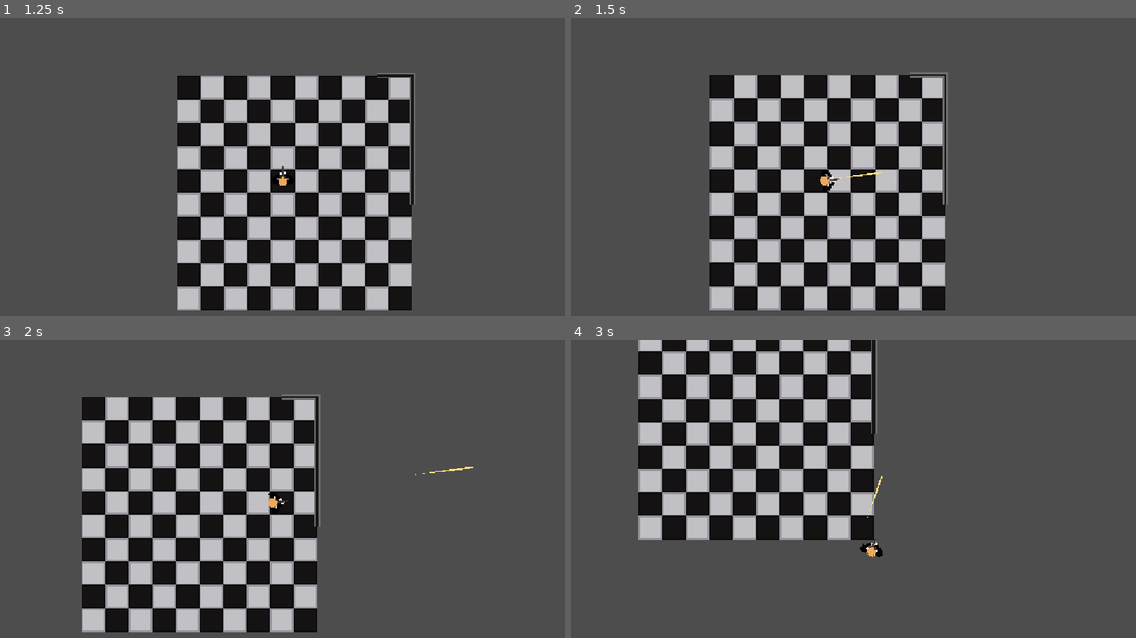
Above: before the commit, frames 1-4 (two rows, left to right).
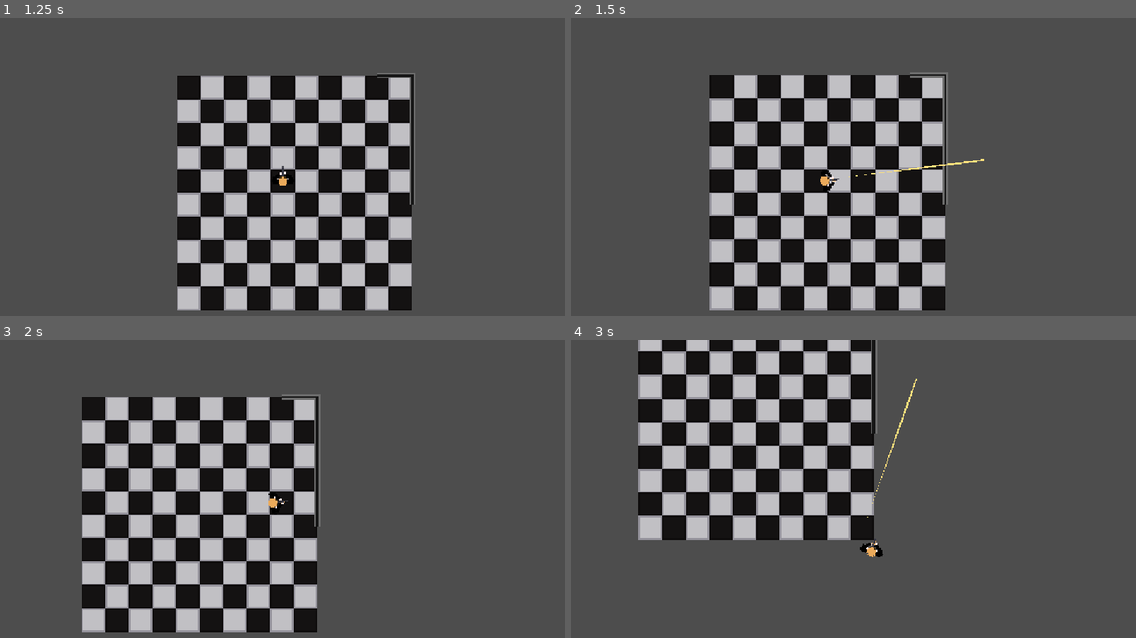
Above: after the commit, the same moments.

Repository: sparkworm/STATE
Game: Godot game, scene res://scenes/game.tscn
Two runs of this game, one before a commit and one after it. Both use one fixed random seed, a clock stepped at 60 frames per second and the inputs below.
Inputs (mouse positions are in pixels of both pictures, inside the frame that each line leads up to):
- Up to frame 1 (1.25 s): click "Play" at 0.5 s
- Up to frame 2 (1.5 s): tap Enter at 1.25 s; move the mouse to (977, 161) at 1.27 s; hold D (move_right) from 1.28 s (still down); click (977, 161) at 1.35 s
- Up to frame 3 (2 s): keep holding D (move_right)
- Up to frame 4 (3 s): move the mouse to (740, 515) at 2.02 s; release D (move_right) at 2.03 s; hold S (move_down) 2.03-2.78 s; click (740, 515) at 2.1 s; move the mouse to (910, 429) at 2.77 s; hold D (move_right) from 2.78 s (still down); click (910, 429) at 2.85 s

Frame 1 is identical in both runs. In frame 2, 0.1% of the frame differs, in the area x 47-74%, y 47-54%; in frame 3, less than 0.1%; in frame 4, 0.1%.

Commit message:
Tweaks to comments and bullet speed

Diff:
--- a/scenes/components/projectile_spawner.gd
+++ b/scenes/components/projectile_spawner.gd
@@ -5,8 +5,10 @@
 @export var projectile_scene: PackedScene
 
 @export_category("Projectile attributes")
+## The damage that the projectile will deal to what it hits
 @export var damage: float
-@export var speed: float
+## Speed at which the projectile will travel
+@export var speed: float = 500
 
 func spawn_projectile(dir: Vector2) -> void:
 	var new_proj: Projectile = projectile_scene.instantiate()
--- a/scenes/projectiles/bullet_projectile.gd
+++ b/scenes/projectiles/bullet_projectile.gd
@@ -21,5 +21,7 @@
 	if ray_cast.is_colliding():
 		handle_collision(ray_cast.get_collider())
 
+## NOTE: Will need to make sure to get the LAST of all raycast collisions since
+## the raycast is being sent backwards
 func handle_collision(col: Object) -> void:
 	pass
--- a/scenes/wieldable/revolver.tscn
+++ b/scenes/wieldable/revolver.tscn
@@ -25,4 +25,4 @@
 position = Vector2(8, 0)
 projectile_scene = ExtResource("5_en525")
 damage = 50.0
-speed = 300.0
+speed = 900.0
